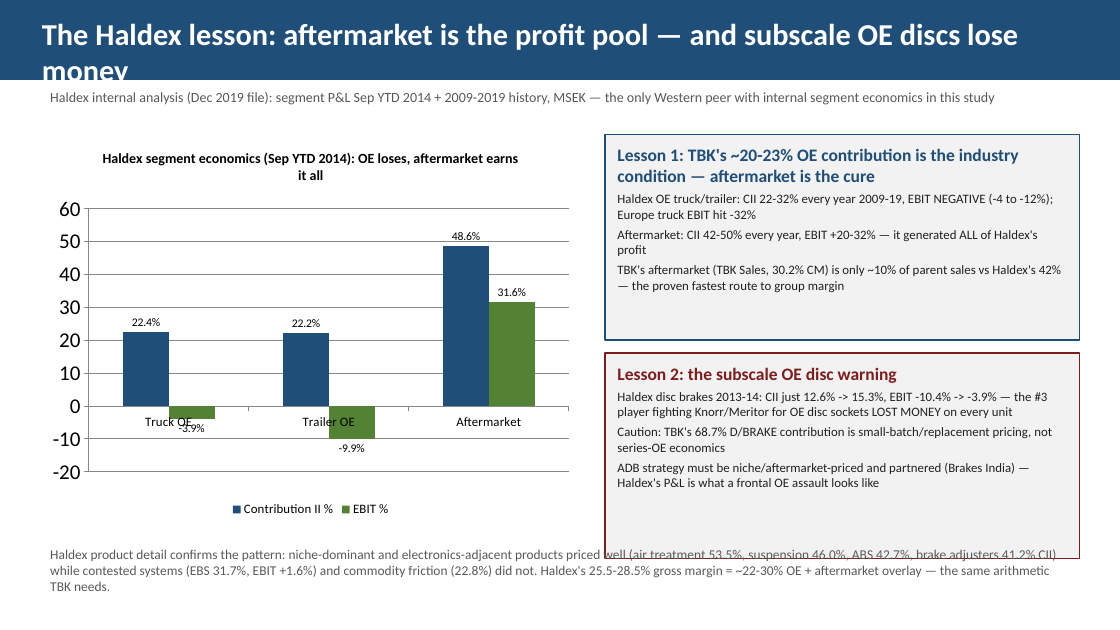
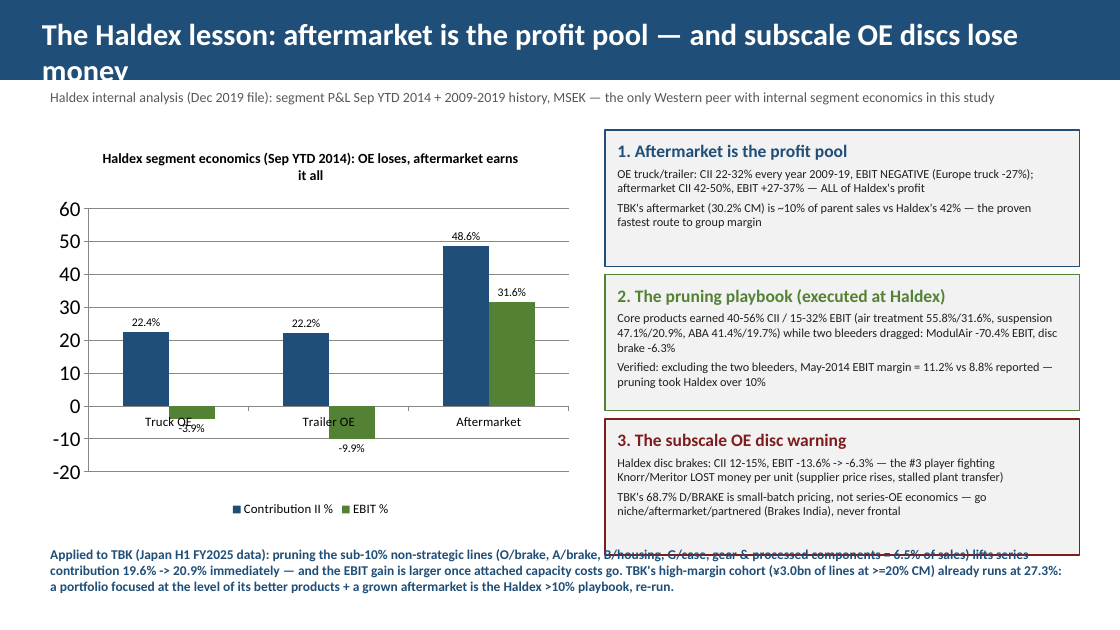
Before and after one commit to charette-lab/Claude, a slide deck: slide 13 of TBK_rd_gap_slides.pptx. Drawn at 1120x630 pixels with LibreOffice and Linux fonts; fonts in the diff are those of the drawing. Boxes give left, top, right and bottom in pixels: in the first picture for what was removed or moved away, otherwise in the second. Text is boxed around its words. In the diff, an @@ line names an element or a change of style, - is before the commit and + after.

```diff
--- a/TBK_rd_gap_slides.pptx
+++ b/TBK_rd_gap_slides.pptx
@@ rectangle "1. Aftermarket is the profit ...": place and size @@
-rectangle "1. Aftermarket is the profit ..." at box(605, 134, 1080, 340)
+rectangle "1. Aftermarket is the profit ..." at box(605, 130, 1080, 266)
@@ text in rectangle at box(617, 169, 1034, 228): text changed; size 11 to 10.5 pt @@
-Lesson 1: TBK's ~20-23% OE contribution is the industry condition — aftermarket is the cure
-Haldex OE truck/trailer: CII 22-32% every year 2009-19, EBIT NEGATIVE (-4 to -12%); Europe truck EBIT hit -32%
-Aftermarket: CII 42-50% every year, EBIT +20-32% — it generated ALL of Haldex's profit
-TBK's aftermarket (TBK Sales, 30.2% CM) is only ~10% of parent sales vs Haldex's 42% — the proven fastest route to group margin
+1. Aftermarket is the profit pool
+OE truck/trailer: CII 22-32% every year 2009-19, EBIT NEGATIVE (Europe truck -27%); aftermarket CII 42-50%, EBIT +27-37% — ALL of Haldex's profit
+TBK's aftermarket (30.2% CM) is ~10% of parent sales vs Haldex's 42% — the proven fastest route to group margin
@@ rectangle added at box(605, 275, 1080, 411), fill #F2F2F2, outline #548235 1.25 pt, 10.5 pt, text #202020 @@
+2. The pruning playbook (executed at Haldex)
+Core products earned 40-56% CII / 15-32% EBIT (air treatment 55.8%/31.6%, suspension 47.1%/20.9%, ABA 41.4%/19.7%) while two bleeders dragged: ModulAir -70.4% EBIT, disc brake -6.3%
+Verified: excluding the two bleeders, May-2014 EBIT margin = 11.2% vs 8.8% reported — pruning took Haldex over 10%
@@ rectangle "3. The subscale OE disc ...": place and size @@
-rectangle "3. The subscale OE disc ..." at box(605, 353, 1080, 559)
+rectangle "3. The subscale OE disc ..." at box(605, 419, 1080, 555)
@@ text in rectangle at box(617, 433, 1003, 517): text changed; size 11 to 10.5 pt @@
-Lesson 2: the subscale OE disc warning
-Haldex disc brakes 2013-14: CII just 12.6% -> 15.3%, EBIT -10.4% -> -3.9% — the #3 player fighting Knorr/Meritor for OE disc sockets LOST MONEY on every unit
-Caution: TBK's 68.7% D/BRAKE contribution is small-batch/replacement pricing, not series-OE economics
-ADB strategy must be niche/aftermarket-priced and partnered (Brakes India) — Haldex's P&L is what a frontal OE assault looks like
+3. The subscale OE disc warning
+Haldex disc brakes: CII 12-15%, EBIT -13.6% -> -6.3% — the #3 player fighting Knorr/Meritor LOST money per unit (supplier price rises, stalled plant transfer)
+TBK's 68.7% D/BRAKE is small-batch pricing, not series-OE economics — go niche/aftermarket/partnered (Brakes India), never frontal
@@ text at box(50, 548, 1062, 594): text changed; text colour #595959 to #1F4E78; bold on @@
-Haldex product detail confirms the pattern: niche-dominant and electronics-adjacent products priced well (air treatment 53.5%, suspension 46.0%, ABS 42.7%, brake adjusters 41.2% CII) while contested systems (EBS 31.7%, EBIT +1.6%) and commodity friction (22.8%) did not. Haldex's 25.5-28.5% gross margin = ~22-30% OE + aftermarket overlay — the same arithmetic TBK needs.
+Applied to TBK (Japan H1 FY2025 data): pruning the sub-10% non-strategic lines (O/brake, A/brake, B/housing, G/case, gear & processed components = 6.5% of sales) lifts series contribution 19.6% -> 20.9% immediately — and the EBIT gain is larger once attached capacity costs go. TBK's high-margin cohort (¥3.0bn of lines at >=20% CM) already runs at 27.3%: a portfolio focused at the level of its better products + a grown aftermarket is the Haldex >10% playbook, re-run.
```
Also in this commit, not shown: 2 other files.
